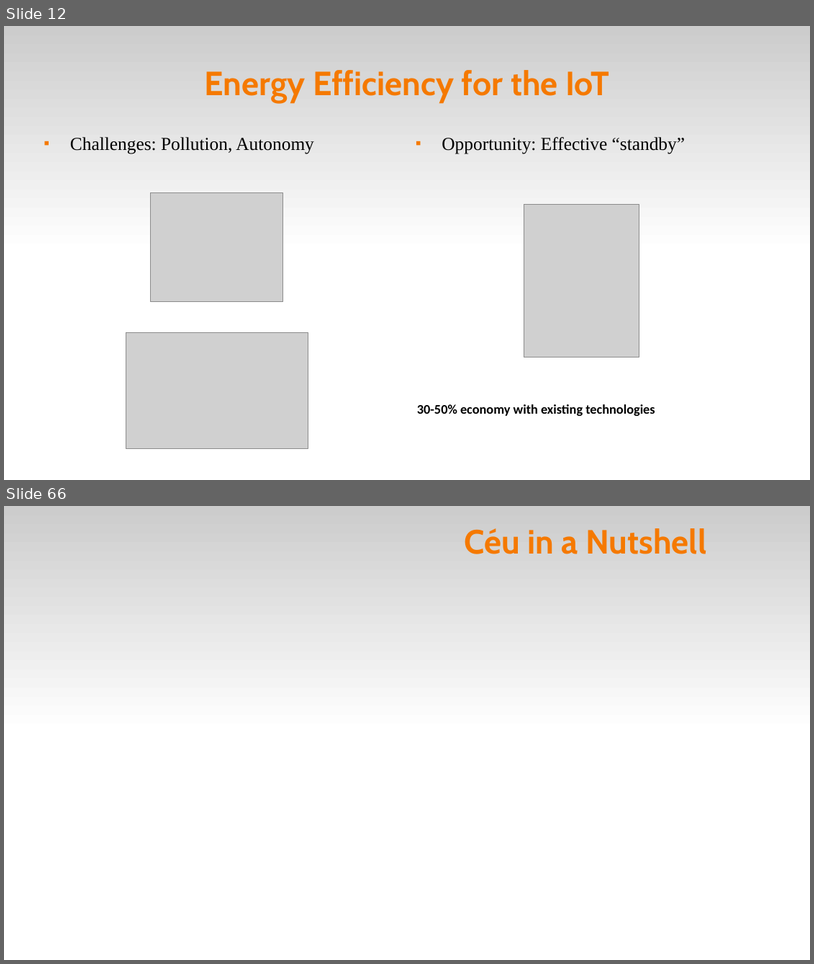
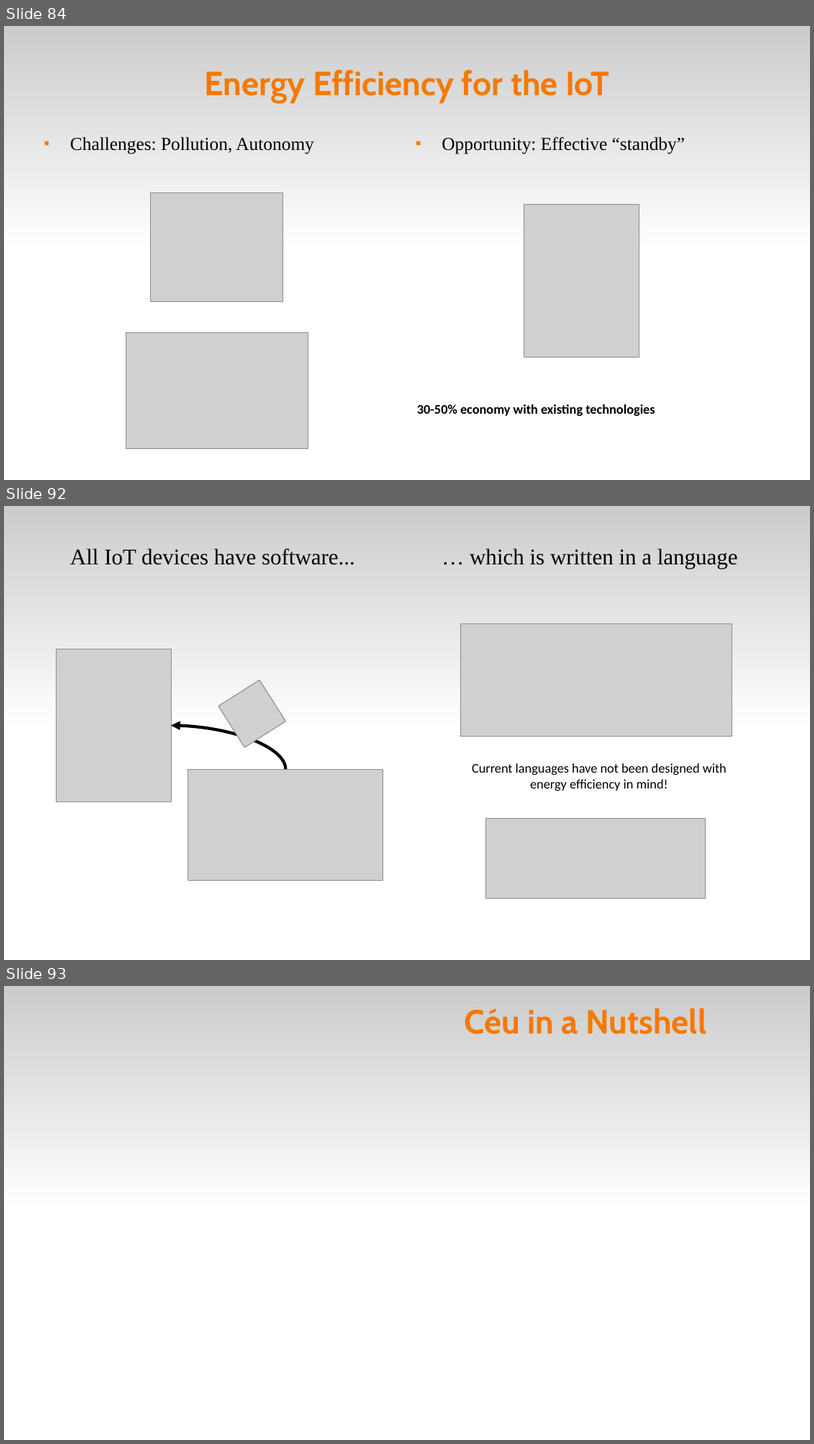
Before and after one commit to fsantanna-uerj/serrapilheira, a slide deck: LCTES/ceu-lctes-wip-expanded.odp. Shown one above the other, each under a label of ours: slides 12 and 66 before the commit, slides 84, 92 and 93 after it; the slides between them are not shown. The pictures are 814x964 and 814x1444 pixels, drawn with LibreOffice and Linux fonts; fonts in the diff are those of the drawing; grey boxes stand for pictures. Boxes give left, top, right and bottom in pixels: in the first picture for what was removed or moved away, otherwise in the second. Text is boxed around its words. In the diff, an @@ line names an element or a change of style, - is before the commit and + after.

```diff
--- a/LCTES/ceu-lctes-wip-expanded.odp
+++ b/LCTES/ceu-lctes-wip-expanded.odp
@@ slide 92 added at box(4, 506, 810, 960), background #FFFFFF; not listed: 1 template element that a slide beside it also shows @@
@@ text added at box(70, 548, 355, 565), 22 pt, text #000000 @@
+All IoT devices have software...
@@ text added at box(470, 548, 738, 569), 22 pt, text #000000 @@
+… which is written in a language
@@ picture added at box(461, 624, 733, 736) @@
@@ picture added at box(56, 649, 171, 802) @@
@@ picture added at box(219, 680, 286, 747) @@
@@ curved arrow added from (286, 770) to (171, 726), #000000 3 pt @@
@@ text added at box(472, 763, 727, 790), 13 pt, text #000000 @@
+Current languages have not been designed with energy efficiency in mind!
@@ picture added at box(188, 770, 383, 880) @@
@@ picture added at box(486, 818, 706, 898) @@
@@ what was slide 12 is now slide 84 @@
@@ what was slide 66 is now slide 93 @@
```
Also in this commit, not shown: 15 slides changed, 6 other slides added, 10 slides removed, 2 other files.
